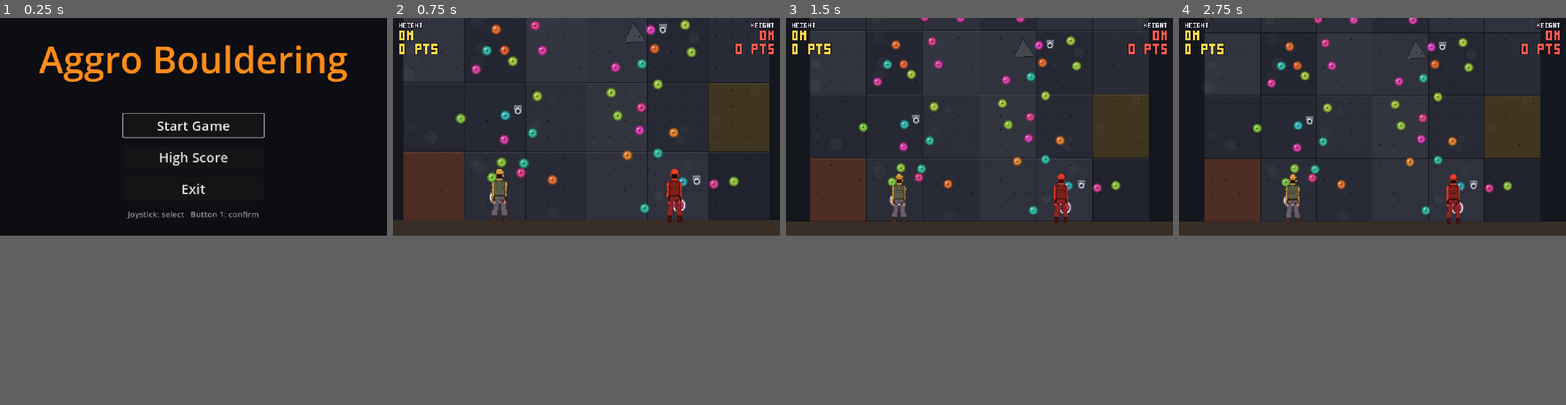
Above: before the commit, frames 1-4 (left to right).
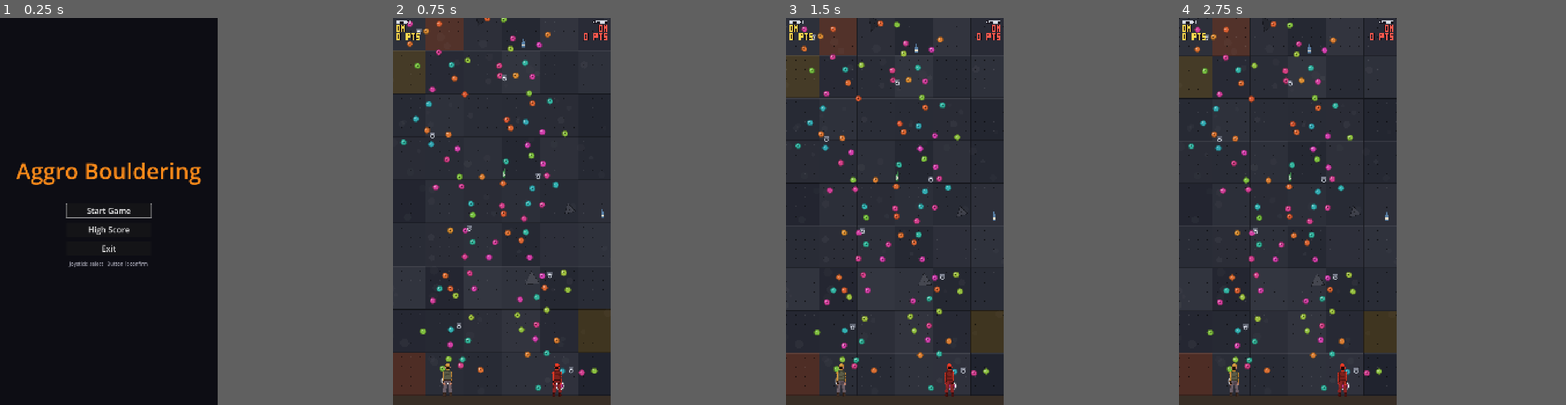
Above: after the commit, the same moments.

Repository: eastlin7/arcade-game-hackathon
Game: Godot game, scene res://Main.tscn
Same seed, same stepped clock (60 frames per second), same inputs: the game is played once before the commit and once after it.
Inputs:
- Up to frame 1 (0.25 s): no input
- Up to frame 2 (0.75 s): click "Start Game" at 0.5 s
- Up to frame 3 (1.5 s): tap Enter (ui_accept) at 1.25 s; hold Right (ui_right) from 1.28 s (still down)
- Up to frame 4 (2.75 s): tap Enter (ui_accept) at 1.52, 2.27 s; release Right (ui_right) at 2.03 s; hold Down (ui_down) from 2.03 s (still down)
In our replay, the window is 800x450 before the commit and 450x800 after it. These sizes can differ from the game's own. Grey fills any space a smaller window leaves; there, only what the larger window draws over its background counts as a difference.

The runs differ from the first frame. In frame 1, 4.9% of the frame differs, in the area x 4-90%, y 7-65%; in frame 2, 27%, in the area x 0-100%, y 0-98%; in frame 3, 23%; in frame 4, 23%.

Commit message:
feat: portrait 1080x1920 viewport for rotated arcade cabinet
World stays 1152 px wide; the 1080-wide view pans within it. Streaming
margins in hold/wall spawners follow the taller view, and max zoom-out is
capped at 1080/1152 so the view never exceeds the wall width.

Diff:
--- a/Game.gd
+++ b/Game.gd
@@ -16,10 +16,11 @@
 	player2.opponent = player
 
 
-# Camera zoom: 1.0 when players are close, eases out to ZOOM_FAR (shows ~50%
-# more world) as their separation grows from SEP_NEAR to SEP_FAR pixels.
+# Camera zoom: 1.0 when players are close, eases out to ZOOM_FAR as their
+# separation grows from SEP_NEAR to SEP_FAR pixels. ZOOM_FAR is capped so the
+# zoomed-out view is never wider than the 1152 px wall (1080 / 1152).
 const ZOOM_NEAR := 1.0
-const ZOOM_FAR := 0.67
+const ZOOM_FAR := 0.9375
 const SEP_NEAR := 350.0
 const SEP_FAR := 850.0
 const ZOOM_SPEED := 3.0
--- a/Game.tscn
+++ b/Game.tscn
@@ -54,7 +54,7 @@
 script = ExtResource("6_events")
 
 [node name="Camera" type="Camera2D" parent="."]
-position = Vector2(576, 324)
+position = Vector2(576, -336)
 zoom = Vector2(1.0, 1.0)
 limit_left = 0
 limit_right = 1152
--- a/HoldSpawner.gd
+++ b/HoldSpawner.gd
@@ -10,7 +10,7 @@
 const JITTER_X := 18.0
 const JITTER_Y := 22.0
 const FIRST_ROW_Y := 540.0  # just above the floor top (600)
-# Camera zoom is 1x on a 1152x648 viewport -> full wall width visible.
+# Wall is 1152 px wide; the 1080-wide portrait view pans slightly within it.
 const X_MIN := 70.0
 const X_MAX := 1082.0
 const PATH_STEP_MAX := 85.0    # max lateral shift of a guide line per row
@@ -45,7 +45,7 @@
 	if cam == null:
 		return
 	var cam_y := cam.global_position.y
-	var view_h := 648.0
+	var view_h := 1920.0
 
 	# 2x margin: still covers the whole view when the camera zooms out to 0.67.
 	var spawn_above := cam_y - 2.0 * view_h
--- a/WallBackground.gd
+++ b/WallBackground.gd
@@ -18,7 +18,7 @@
 	if cam == null:
 		return
 	var cam_y := cam.global_position.y
-	var view_h := 648.0
+	var view_h := 1920.0
 
 	var top_edge := cam_y - 1.2 * view_h
 	var bottom_edge := cam_y + 1.2 * view_h
--- a/project.godot
+++ b/project.godot
@@ -20,6 +20,8 @@
 
 [display]
 
+window/size/viewport_width=1080
+window/size/viewport_height=1920
 window/size/mode=3
 window/stretch/mode="canvas_items"
 
Not shown, changed: game.pck
